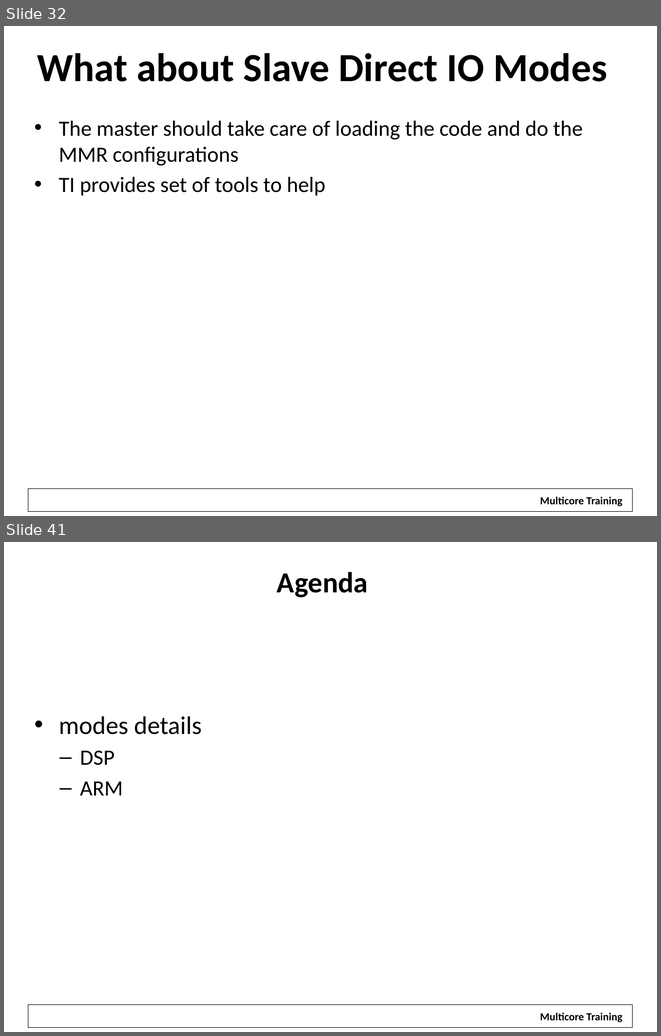
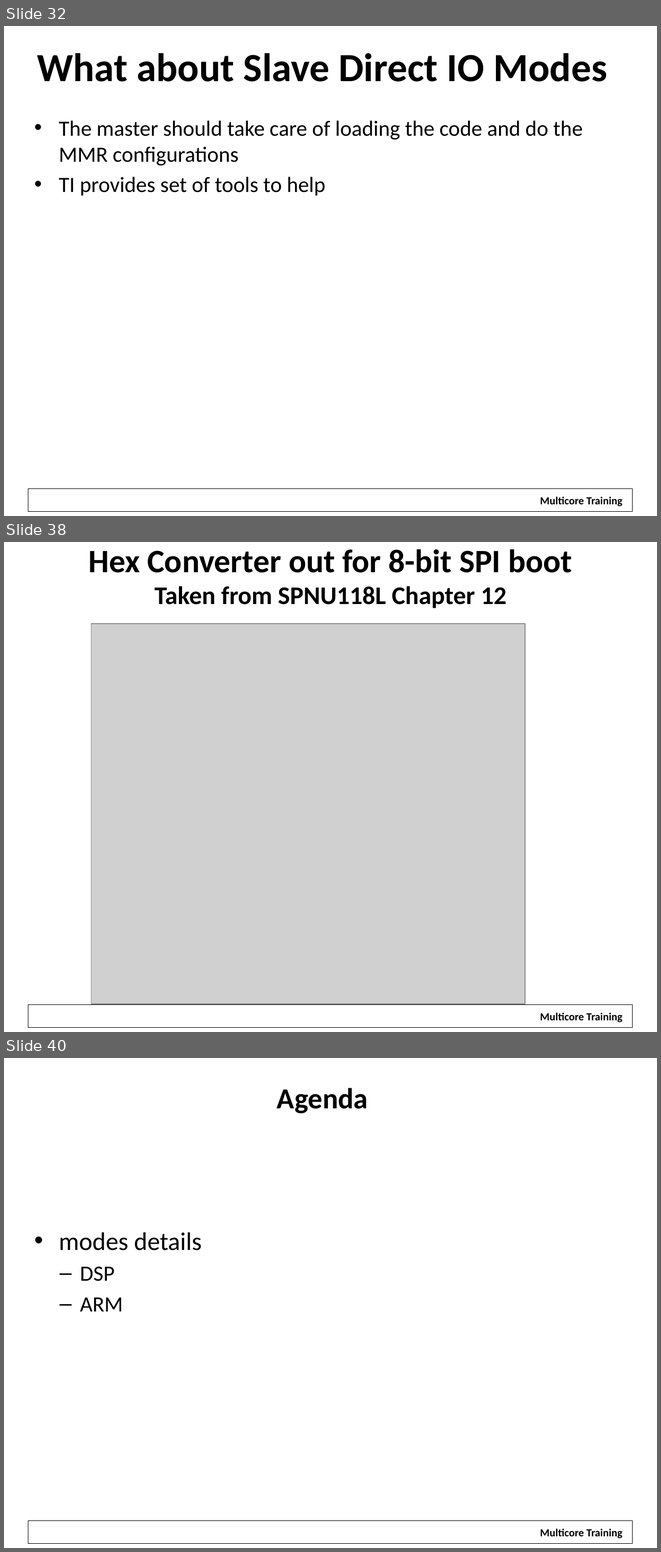
Before and after one commit to hari1989/keystone-workshop, a slide deck: preliminary/Working/presentations/KeyStone_2_ Bootloader_v2.pptx. Shown one above the other, each under a label of ours: slides 32 and 41 before the commit, slides 32, 38 and 40 after it; the slides between them are not shown. The pictures are 661x1036 and 661x1552 pixels, drawn with LibreOffice and Linux fonts; fonts in the diff are those of the drawing; grey boxes stand for pictures; background and template pictures are left out. Boxes give left, top, right and bottom in pixels: in the first picture for what was removed or moved away, otherwise in the second. Text is boxed around its words. In the diff, an @@ line names an element or a change of style, - is before the commit and + after.

```diff
--- a/preliminary/Working/presentations/KeyStone_2_ Bootloader_v2.pptx
+++ b/preliminary/Working/presentations/KeyStone_2_ Bootloader_v2.pptx
@@ slide 38 added at bbox=[4, 542, 657, 1032], background #FFFFFF; not listed: 2 template elements that a slide beside it also shows @@
@@ title added at bbox=[88, 549, 572, 608], 36 pt, text #000000, bold @@
+Hex Converter out for 8-bit SPI boot
+Taken from SPNU118L Chapter 12
@@ picture added at bbox=[91, 624, 525, 1004] @@
@@ what was slide 41 is now slide 40 @@
```
Also in this commit, not shown: 6 slides changed, 1 other slide added, 3 slides removed.
